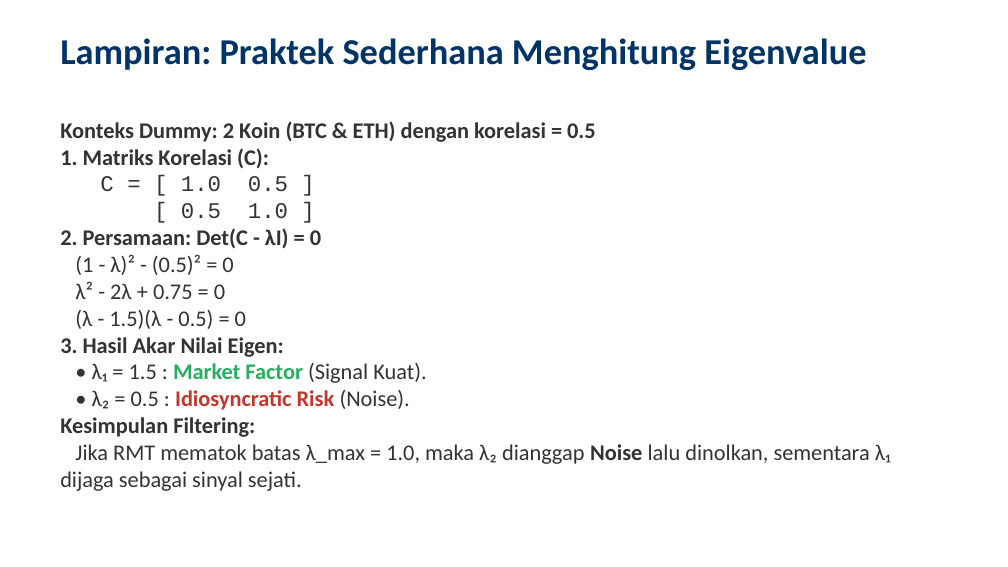
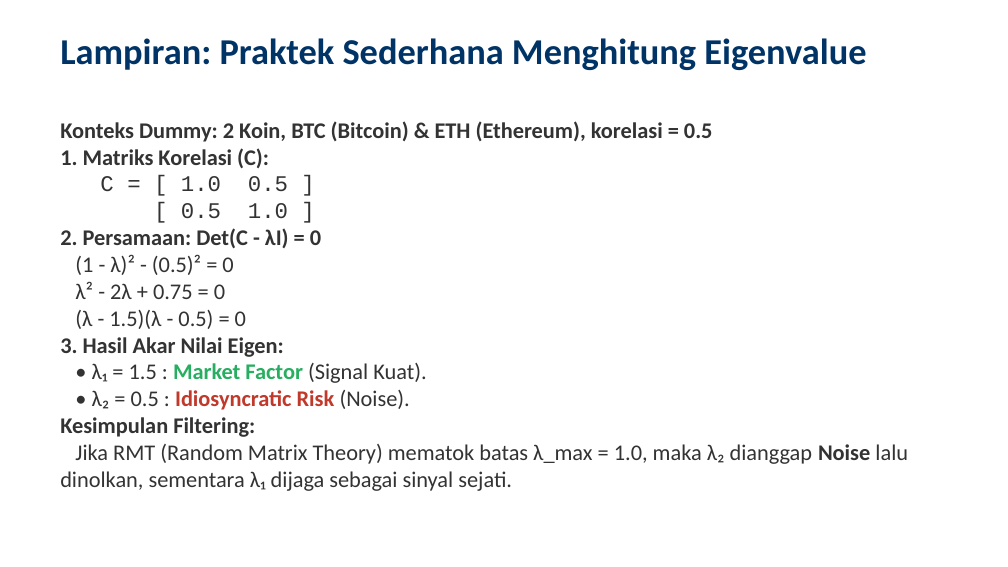
Before and after one commit to ragilrojo/RepoThesis, a slide deck: slide 19 of Presentasi_Proposal_Update.pptx. Drawn at 1008x567 pixels with LibreOffice and Linux fonts; fonts in the diff are those of the drawing. Boxes give left, top, right and bottom in pixels: in the first picture for what was removed or moved away, otherwise in the second. Text is boxed around its words. In the diff, an @@ line names an element or a change of style, - is before the commit and + after.

```diff
--- a/Presentasi_Proposal_Update.pptx
+++ b/Presentasi_Proposal_Update.pptx
@@ text at (60, 121, 713, 142): text changed @@
-Konteks Dummy: 2 Koin (BTC & ETH) dengan korelasi = 0.5
+Konteks Dummy: 2 Koin, BTC (Bitcoin) & ETH (Ethereum), korelasi = 0.5
@@ text at (60, 444, 908, 491): text changed @@
-• Jika RMT mematok batas λ_max = 1.0, maka λ₂ dianggap Noise lalu dinolkan, sementara λ₁ dijaga sebagai sinyal sejati.
+• Jika RMT (Random Matrix Theory) mematok batas λ_max = 1.0, maka λ₂ dianggap Noise lalu dinolkan, sementara λ₁ dijaga sebagai sinyal sejati.
```
Also in this commit, not shown: 16 other slides changed, 2 slides added, 2 other files.
